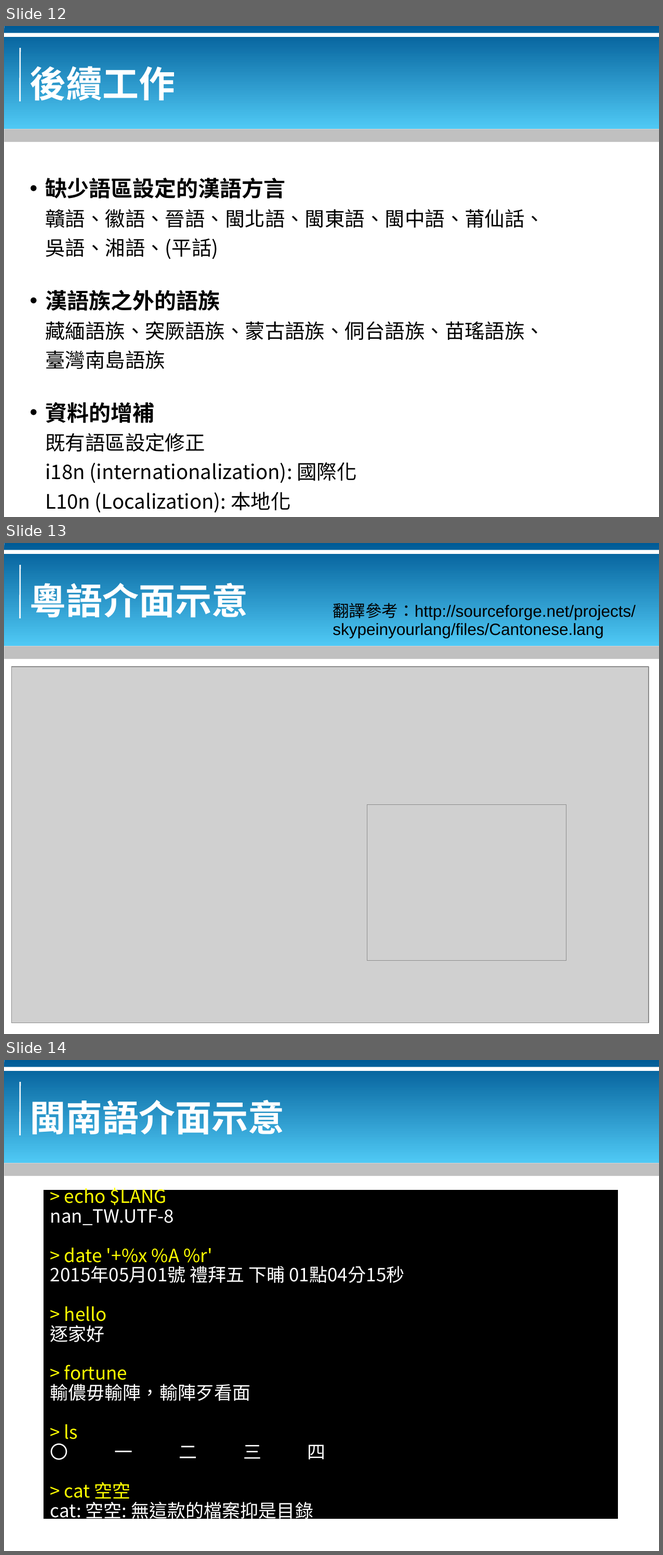
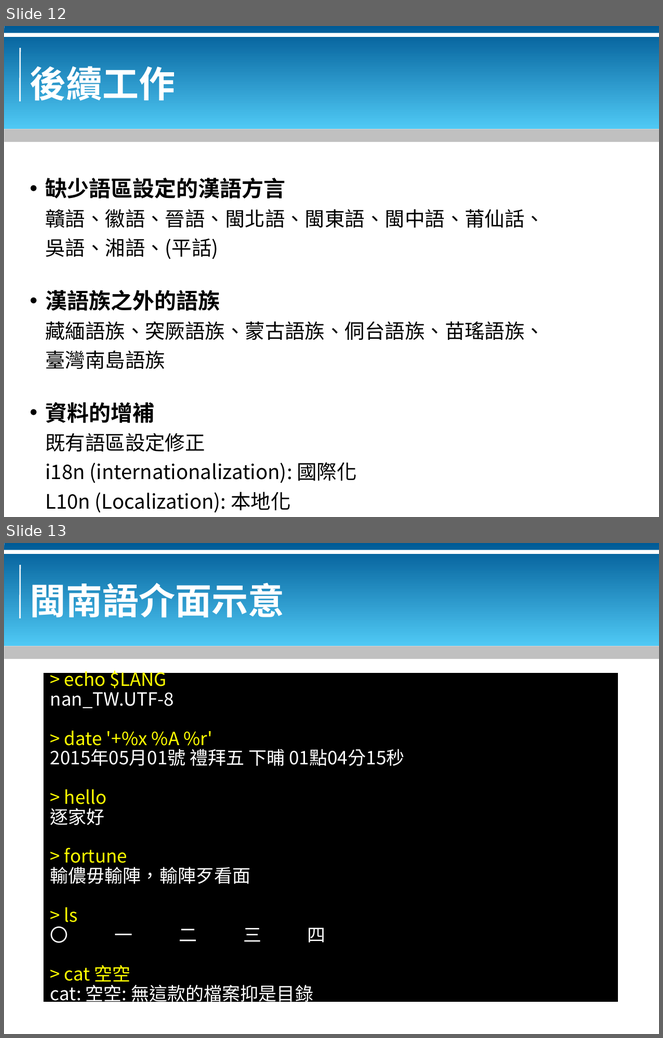
Before and after one commit to bluebat/.presentations, a slide deck: locales-for-chinese-dialects.odp. Shown one above the other, each under a label of ours: slides 12, 13 and 14 before the commit, slides 12 and 13 after it. The pictures are 663x1555 and 663x1038 pixels, drawn with LibreOffice and Linux fonts; fonts in the diff are those of the drawing; grey boxes stand for pictures; background and template pictures are left out. Boxes give left, top, right and bottom in pixels: in the first picture for what was removed or moved away, otherwise in the second. Text is boxed around its words. In the diff, an @@ line names an element or a change of style, - is before the commit and + after.

```diff
--- a/locales-for-chinese-dialects.odp
+++ b/locales-for-chinese-dialects.odp
@@ slide 13 removed at [4, 543, 659, 1034], background #FFFFFF; not listed: 5 template elements that a slide beside it also shows @@
@@ title removed at [30, 577, 248, 618] @@
-粵語介面示意
@@ text removed at [333, 603, 636, 638] @@
-翻譯參考：http://sourceforge.net/projects/
-skypeinyourlang/files/Cantonese.lang
@@ picture removed at [12, 667, 649, 1023] @@
@@ picture removed at [367, 805, 566, 961] @@
@@ what was slide 14 is now slide 13 @@
```
Also in this commit, not shown: 6 slides changed, 1 other file.
